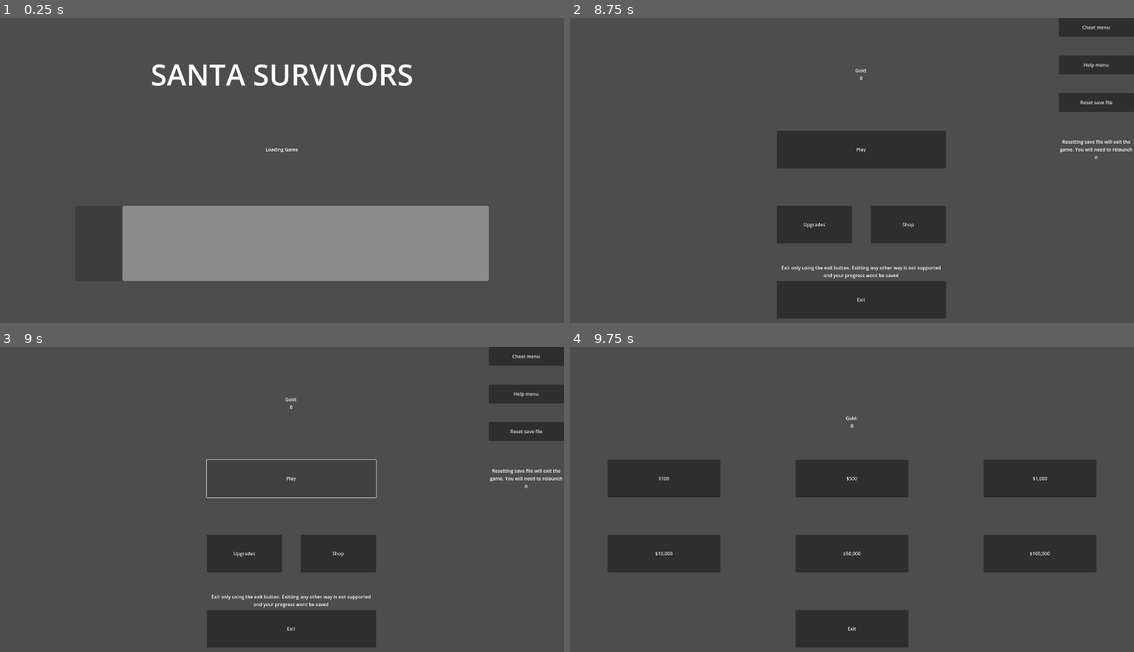
Above: before the commit, frames 1-4 (two rows, left to right).
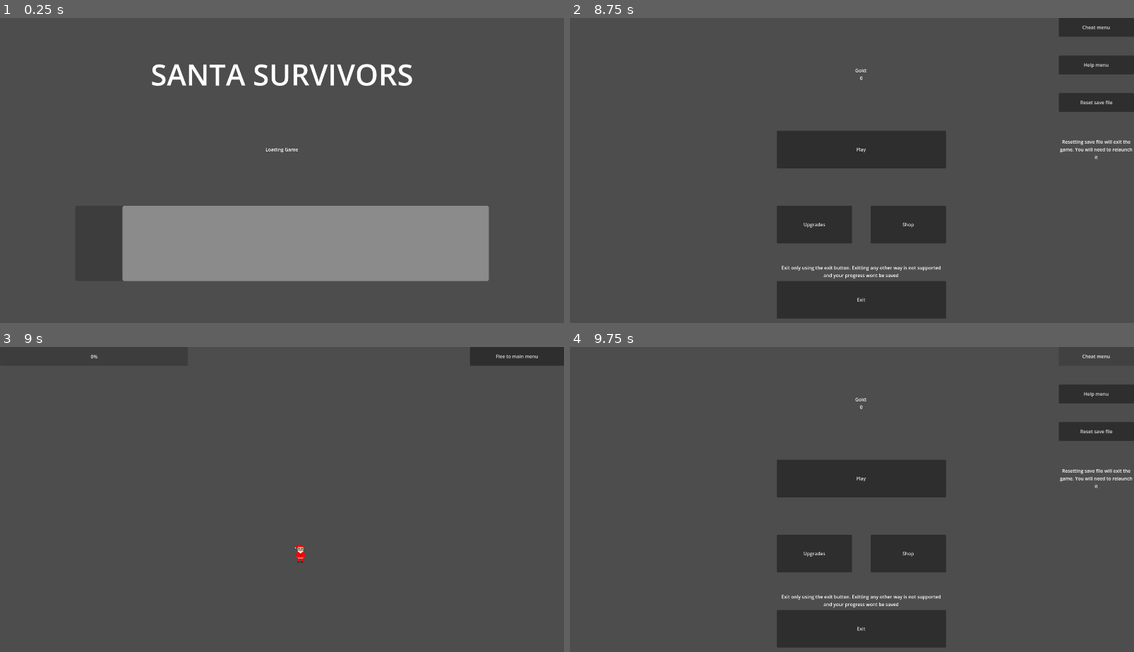
Above: after the commit, the same moments.

Repository: Mohit-Pala/Santa-Survivors
Game: Godot game, scene res://Game/Scenes/Ui/Load Game.tscn
The game is run twice, just before and just after one commit, with the same random seed, the same clock (stepped at 60 frames per second) and the same inputs.
Inputs (mouse positions are in pixels of both pictures, inside the frame that each line leads up to):
- Up to frame 1 (0.25 s): no input
- Up to frame 2 (8.75 s): hold D (Right) 0.53-1.28 s; hold S (Down) 1.28-2.03 s; hold D (Right) 2.03-2.75 s; click "Upgrades" at 2.75 s; click "Amount: $0 Bought: 0" at 3.5 s; click "Amount: $100 Bought: 1" at 4.25 s; click "Speed: $130 Bought: 0" at 5 s; click "Greed: $30 Bought: 0" at 5.75 s; click "Projectile Speed: $510 Bought…" at 6.5 s; click "Timeout: $100 Bought: 0" at 7.25 s; click "<- Back to main menu" at 8 s
- Up to frame 3 (9 s): click "Play" at 8.75 s
- Up to frame 4 (9.75 s): click (1088, 356) at 9.5 s, where only the run after the commit has a clickable "Flee to main menu"

Frames 1-2 are identical in both runs. In frame 3, 9.4% of the frame differs, in the area x 16-100%, y 0-99%; in frame 4, 16%, in the area x 6-100%, y 2-99%.
Error in both runs: Invalid call. Nonexistent function 'changeLimitBreak' in base 'Node (upgrades.gd)'. (res://Game/Scripts/Ui/Load)

Commit message:
connected main menu and fixed upgrade shop

Diff:
--- a/Game/Scenes/Ui/Main Menu.tscn
+++ b/Game/Scenes/Ui/Main Menu.tscn
@@ -99,6 +99,7 @@
 vertical_alignment = 1
 autowrap_mode = 3
 
+[connection signal="pressed" from="Play" to="." method="_on_play_pressed"]
 [connection signal="pressed" from="Shop" to="." method="_on_shop_pressed"]
 [connection signal="pressed" from="Upgrade" to="." method="_on_upgrade_pressed"]
 [connection signal="pressed" from="Exit" to="." method="_on_exit_pressed"]
--- a/Game/Scripts/Ui/Main Menu.gd
+++ b/Game/Scripts/Ui/Main Menu.gd
@@ -23,3 +23,7 @@
 
 func _on_shop_pressed():
 	get_tree().change_scene_to_file("res://Game/Scenes/Ui/Shop Menu.tscn")
+
+
+func _on_play_pressed():
+	get_tree().change_scene_to_file("res://Game/Scenes/Main/Main.tscn")
--- a/Game/Scripts/Ui/Upgrades.gd
+++ b/Game/Scripts/Ui/Upgrades.gd
@@ -117,7 +117,7 @@
 			Upgrades.changeAmount(Upgrades.amount + 1)
 			Upgrades.changeUpgrades(Upgrades.upgrades + 1)
 		else:
-			if(Upgrades.curse >= 50):
+			if(Upgrades.amount >= 50):
 				pass
 			else:
 				Gold.reduceGold(amountAmt)
@@ -135,7 +135,7 @@
 			Upgrades.changeSpeed(Upgrades.speed + 1)
 			Upgrades.changeUpgrades(Upgrades.upgrades + 1)
 		else:
-			if(Upgrades.curse >= 50):
+			if(Upgrades.speed >= 30):
 				pass
 			else:
 				Gold.reduceGold(speedAmt)
@@ -153,7 +153,7 @@
 			Upgrades.changeGreed(Upgrades.greed + 1)
 			Upgrades.changeUpgrades(Upgrades.upgrades + 1)
 		else:
-			if(Upgrades.curse >= 50):
+			if(Upgrades.greed >= 50):
 				pass
 			else:
 				Gold.reduceGold(greedAmt)
@@ -171,7 +171,7 @@
 			Upgrades.changeProjectileSpeed(Upgrades.projectileSpeed + 1)
 			Upgrades.changeUpgrades(Upgrades.upgrades + 1)
 		else:
-			if(Upgrades.curse >= 50):
+			if(Upgrades.projectileSpeed >= 50):
 				pass
 			else:
 				Gold.reduceGold(projSpeedAmt)
@@ -189,7 +189,7 @@
 			Upgrades.changeProjectileTimeout(Upgrades.projectileTimeout + 1)
 			Upgrades.changeUpgrades(Upgrades.upgrades + 1)
 		else:
-			if(Upgrades.curse >= 50):
+			if(Upgrades.projectileTimeout >= 50):
 				pass
 			else:
 				Gold.reduceGold(projTimeAmt)
